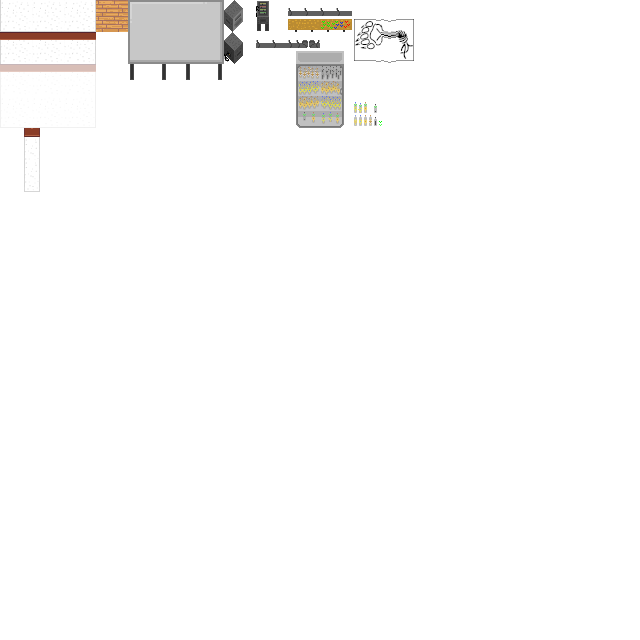
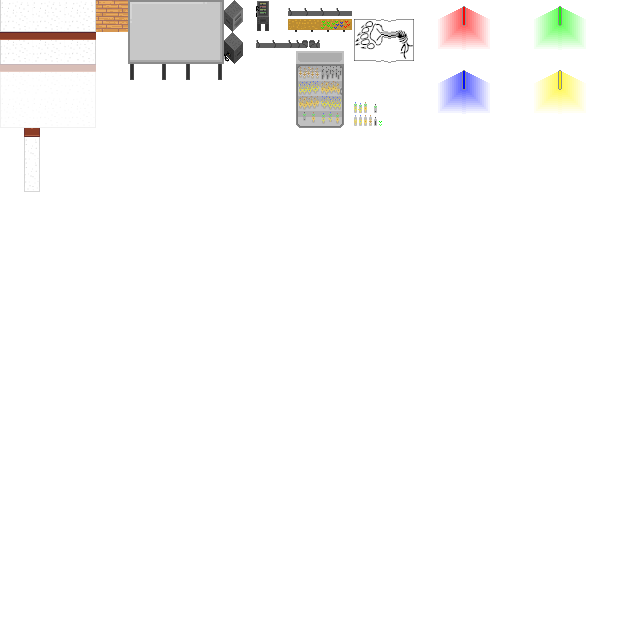
The second (640, 640) image is a revision of the first. Changes to its layers:
painted on "Ebene" over [438,6,586,114]
